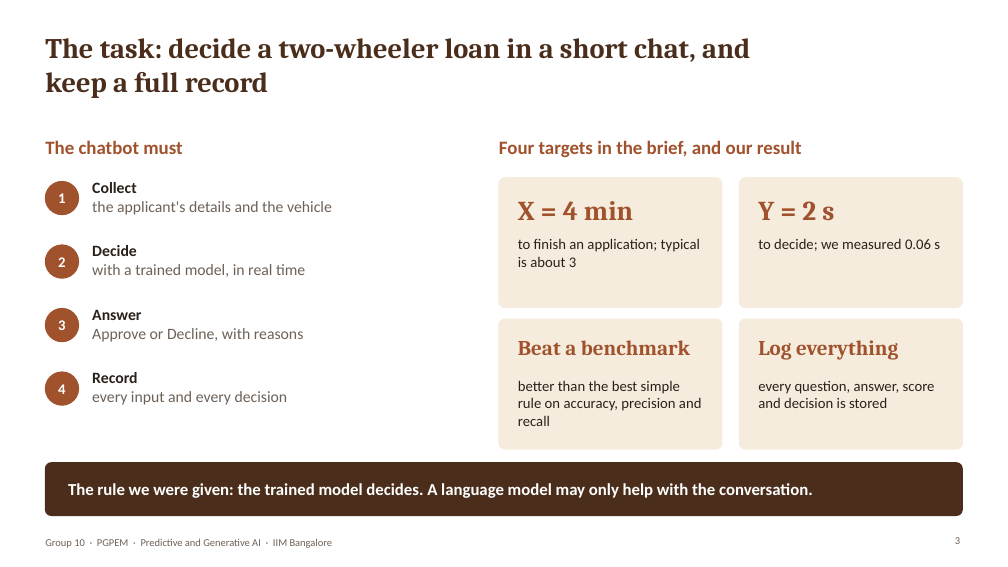
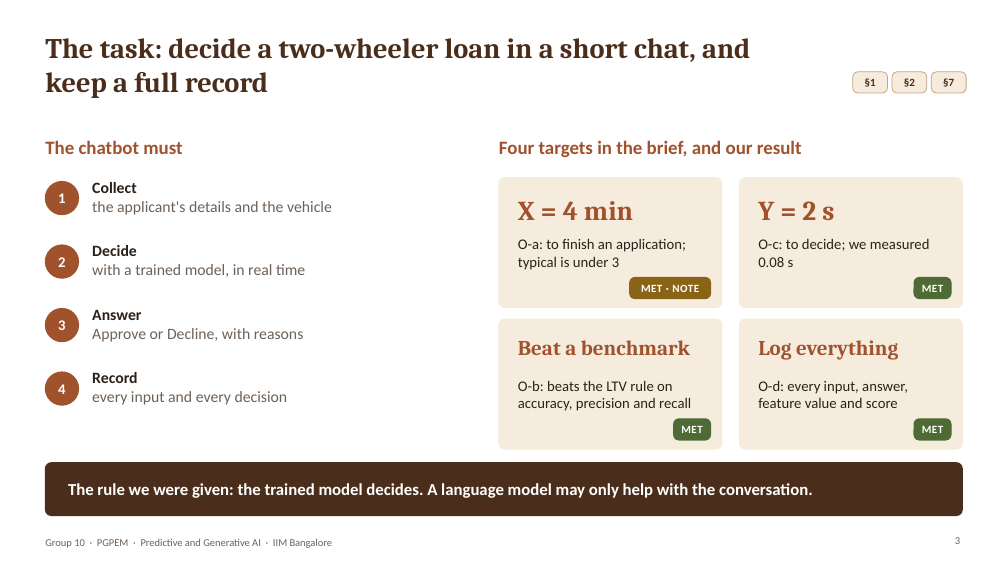
Before and after one commit to joymondal/abc_credit_project, a slide deck: slide 3 of docs/ABC_Credit_Chatbot_Presentation.pptx. Drawn at 1008x567 pixels with LibreOffice and Linux fonts; fonts in the diff are those of the drawing; background and template pictures are left out. Boxes give left, top, right and bottom in pixels: in the first picture for what was removed or moved away, otherwise in the second. Text is boxed around its words. In the diff, an @@ line names an element or a change of style, - is before the commit and + after.

```diff
--- a/docs/ABC_Credit_Chatbot_Presentation.pptx
+++ b/docs/ABC_Credit_Chatbot_Presentation.pptx
@@ rounded rectangle added at (x1=853, y1=72, x2=888, y2=93), fill #F6ECDD, outline #C9A27C 0.75 pt @@
@@ text added at (x1=865, y1=78, x2=876, y2=87), 10.5 pt, text #4A2E1B, bold @@
+§1
@@ rounded rectangle added at (x1=892, y1=72, x2=927, y2=93), fill #F6ECDD, outline #C9A27C 0.75 pt @@
@@ text added at (x1=904, y1=78, x2=915, y2=87), 10.5 pt, text #4A2E1B, bold @@
+§2
@@ rounded rectangle added at (x1=932, y1=72, x2=966, y2=93), fill #F6ECDD, outline #C9A27C 0.75 pt @@
@@ text added at (x1=943, y1=78, x2=954, y2=87), 10.5 pt, text #4A2E1B, bold @@
+§7
@@ text at (x1=518, y1=238, x2=686, y2=270): text changed @@
-to finish an application; typical is about 3
+O-a: to finish an application; typical is under 3
@@ text at (x1=758, y1=238, x2=930, y2=267): text changed @@
-to decide; we measured 0.06 s
+O-c: to decide; we measured 0.08 s
@@ rounded rectangle added at (x1=630, y1=278, x2=711, y2=299), fill #8A6416, outline #8A6416 1 pt @@
@@ text added at (x1=641, y1=284, x2=699, y2=292), 10.5 pt, text #FFFFFF, bold @@
+MET · NOTE
@@ rounded rectangle added at (x1=914, y1=278, x2=951, y2=299), fill #4E6B35, outline #4E6B35 1 pt @@
@@ text added at (x1=922, y1=285, x2=943, y2=292), 10.5 pt, text #FFFFFF, bold @@
+MET
@@ text at (x1=518, y1=380, x2=691, y2=411): text changed @@
-better than the best simple rule on accuracy, precision and recall
+O-b: beats the LTV rule on accuracy, precision and recall
@@ text at (x1=758, y1=380, x2=908, y2=408): text changed @@
-every question, answer, score and decision is stored
+O-d: every input, answer, feature value and score
@@ rounded rectangle added at (x1=674, y1=419, x2=711, y2=440), fill #4E6B35, outline #4E6B35 1 pt @@
@@ rounded rectangle added at (x1=914, y1=419, x2=951, y2=440), fill #4E6B35, outline #4E6B35 1 pt @@
@@ text added at (x1=681, y1=426, x2=702, y2=433), 10.5 pt, text #FFFFFF, bold @@
+MET
@@ text added at (x1=922, y1=426, x2=943, y2=433), 10.5 pt, text #FFFFFF, bold @@
+MET
```
Also in this commit, not shown: 20 other slides changed, 7 slides added, 1 slide removed, 41 other files.
